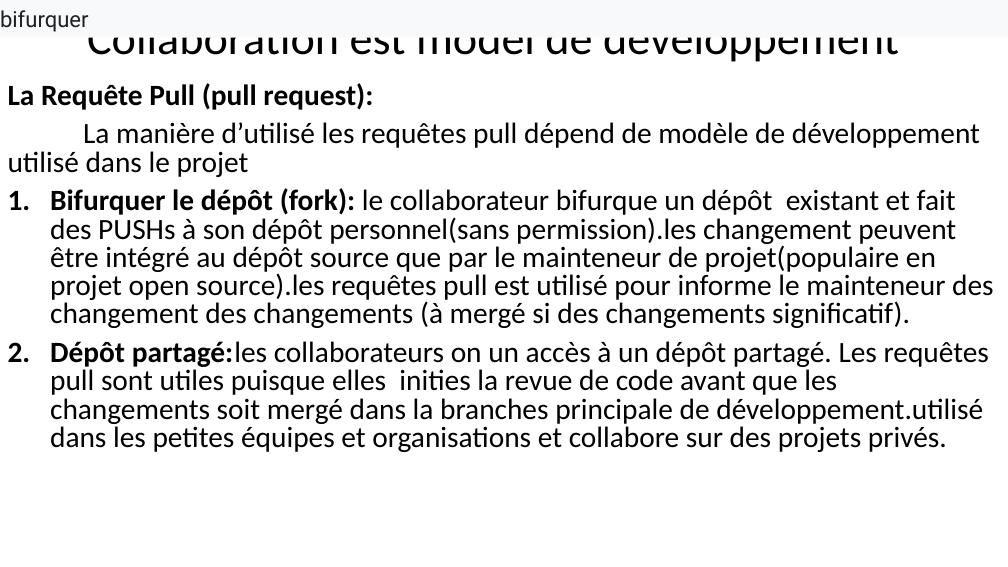
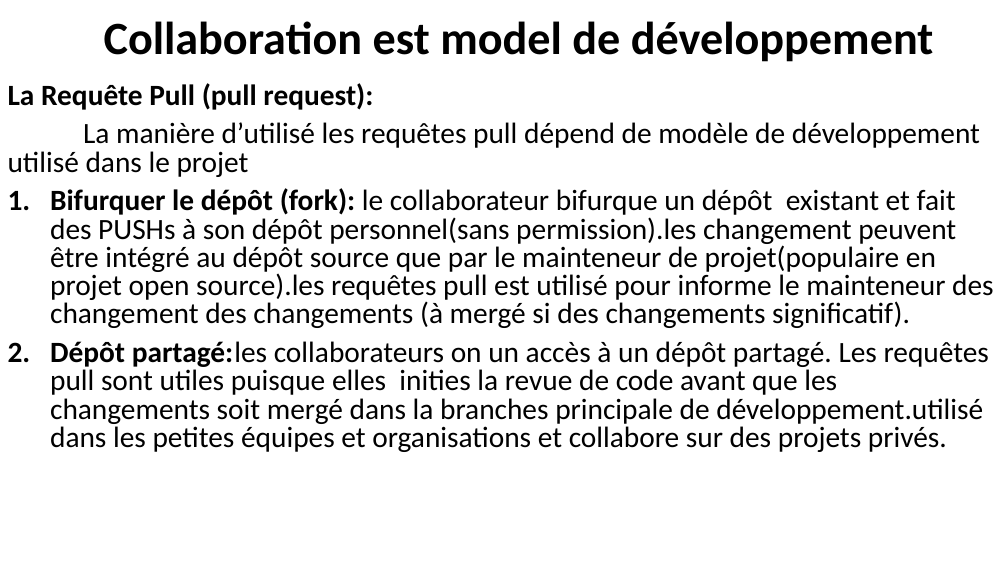
Before and after one commit to belakebiboussad/form, a slide deck: slide 19 of Formation Git.pptx. Drawn at 1008x567 pixels with LibreOffice and Linux fonts; fonts in the diff are those of the drawing. Boxes give left, top, right and bottom in pixels: in the first picture for what was removed or moved away, otherwise in the second. Text is boxed around its words. In the diff, an @@ line names an element or a change of style, - is before the commit and + after.

```diff
--- a/Formation Git.pptx
+++ b/Formation Git.pptx
@@ rectangle removed at (x1=0, y1=0, x2=1008, y2=38) @@
-bifurquer
@@ title "Collaboration est model de développement" moved from (x1=87, y1=15, x2=899, y2=62) to (x1=104, y1=21, x2=934, y2=62) @@
@@ title "Collaboration est model de développement" at (x1=104, y1=21, x2=934, y2=62): bold on @@
```
Also in this commit, not shown: 2 other files.
